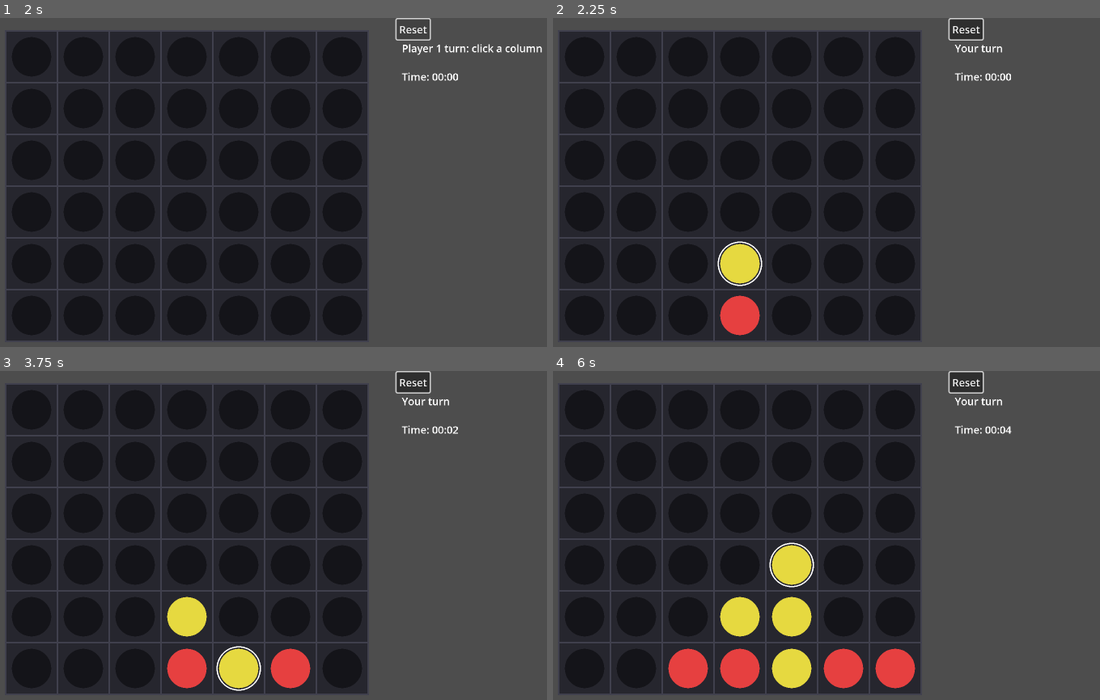
Above: before the commit, frames 1-4 (two rows, left to right).
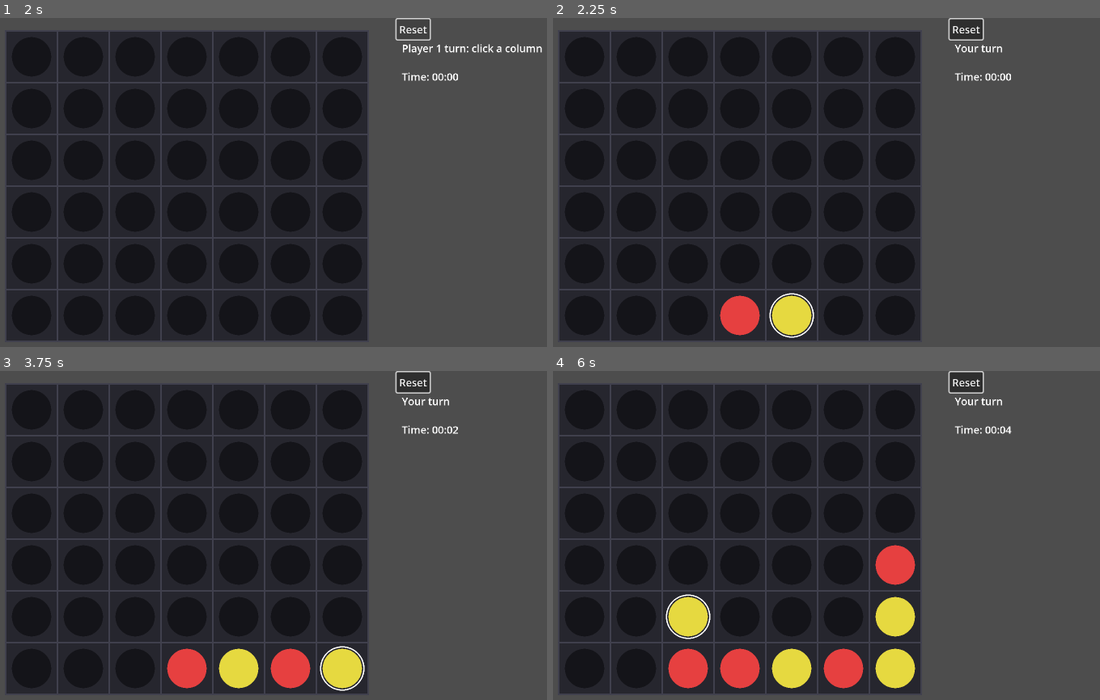
Above: after the commit, the same moments.

Repository: bharper9/CSC-492-Senior-Proj
Game: Godot game, scene res://Scenes/Board.tscn
The game is run twice, just before and just after one commit, with the same random seed, the same clock (stepped at 60 frames per second) and the same inputs. The project has no main scene, so this scene is started directly.
Inputs (mouse positions are in pixels of both pictures, inside the frame that each line leads up to):
- Up to frame 1 (2 s): tap A at 0.5 s; move the mouse to (459, 182) at 0.52 s; click (459, 182) at 0.67 s; click "Reset" at 1.25 s
- Up to frame 2 (2.25 s): move the mouse to (738, 218) at 2.02 s; click (738, 218) at 2.17 s
- Up to frame 3 (3.75 s): move the mouse to (382, 472) at 2.77 s; click (382, 472) at 2.92 s; move the mouse to (284, 624) at 3.52 s; click (284, 624) at 3.67 s
- Up to frame 4 (6 s): move the mouse to (1061, 607) at 4.27 s; click (1061, 607) at 4.42 s; move the mouse to (673, 499) at 5.02 s; click (673, 499) at 5.17 s; move the mouse to (903, 551) at 5.77 s; click (903, 551) at 5.92 s

Frame 1 is identical in both runs. In frame 2, 1.7% of the frame differs, in the area x 30-48%, y 67-98%; in frame 3, 1.7%; in frame 4, 5.1%, in the area x 20-67%, y 52-97%.

Commit message:
Ai update
update to change for random type ai

Diff:
--- a/RandomAI.gd
+++ b/RandomAI.gd
@@ -3,8 +3,18 @@
 
 func choose_move(board: Array) -> Dictionary:
 	var legal := ConnectFourRules.get_valid_columns(board)
+
 	if legal.is_empty():
-		return {"col": -1, "nodes": 0, "prunes": 0}
+		return {
+			"col": -1,
+			"nodes": 0,
+			"prunes": 0
+		}
 
 	var col := legal[randi() % legal.size()]
-	return {"col": col, "nodes": 0, "prunes": 0}
+
+	return {
+		"col": col,
+		"nodes": 0,
+		"prunes": 0
+	}
--- a/Scenes/GameStart.tscn
+++ b/Scenes/GameStart.tscn
@@ -8,11 +8,29 @@
 grow_horizontal = 2
 grow_vertical = 2
 
-[node name="Play" type="Button" parent="."]
-layout_mode = 0
-offset_left = 268.0
-offset_top = 131.0
-offset_right = 309.0
-offset_bottom = 162.0
-text = "play
+[node name="Play buttons" type="HBoxContainer" parent="."]
+layout_mode = 1
+offset_left = 532.0
+offset_top = 502.0
+offset_right = 881.0
+offset_bottom = 542.0
+
+[node name="Play" type="Button" parent="Play buttons"]
+layout_mode = 2
+text = "RandomAi
 "
+
+[node name="Play2" type="Button" parent="Play buttons"]
+layout_mode = 2
+text = "MinMaxAi
+"
+
+[node name="Play3" type="Button" parent="Play buttons"]
+layout_mode = 2
+text = "AdaptAi
+"
+
+[node name="Play4" type="Button" parent="Play buttons"]
+layout_mode = 2
+text = "HeuristicAI
+"
--- a/Scenes/board.gd
+++ b/Scenes/board.gd
@@ -14,7 +14,7 @@
 @onready var game_timer: Timer = $GameTimer
 
 var ai_player: BaseAI
-var ai_type: String = "minimax"
+var ai_type: String = "random"
 var game_id: int = 0
 var move_history: Array = []
 var ai_move_times: Array = []
@@ -135,7 +135,7 @@
 		return
 
 	var start_ms := Time.get_ticks_msec()
-	var result := ai_player.choose_move(ConnectFourRules.copy_board(board))
+	var result := ai_player.choose_move(board.duplicate(true))
 	var end_ms := Time.get_ticks_msec()
 
 	var move_time_ms := end_ms - start_ms
@@ -147,9 +147,7 @@
 
 	print("AI type=", ai_type,
 		" col=", col,
-		" time_ms=", move_time_ms,
-		" nodes=", result.get("nodes", 0),
-		" prunes=", result.get("prunes", 0))
+		" time_ms=", move_time_ms)
 
 	if col == -1:
 		end_game("Draw.")
@@ -176,7 +174,6 @@
 	current_player = HUMAN
 	turn_start_ms = Time.get_ticks_msec()
 	status_label.text = "Your turn"
-# Ai turn over
 
 func end_game(result_text: String) -> void:
 	game_over = true
@@ -295,7 +292,7 @@
 		"duration_seconds": elapsed_seconds,
 		"num_moves": move_history.size(),
 		"ai_type": ai_type,
-		"ai_depth": ai_player.depth if ai_player is MinimaxAI else 0,
+		"ai_depth": AI_DEPTH,
 		"avg_ai_move_time_ms": average_array(ai_move_times),
 		"total_ai_nodes": total_ai_nodes,
 		"total_ai_prunes": total_ai_prunes,
